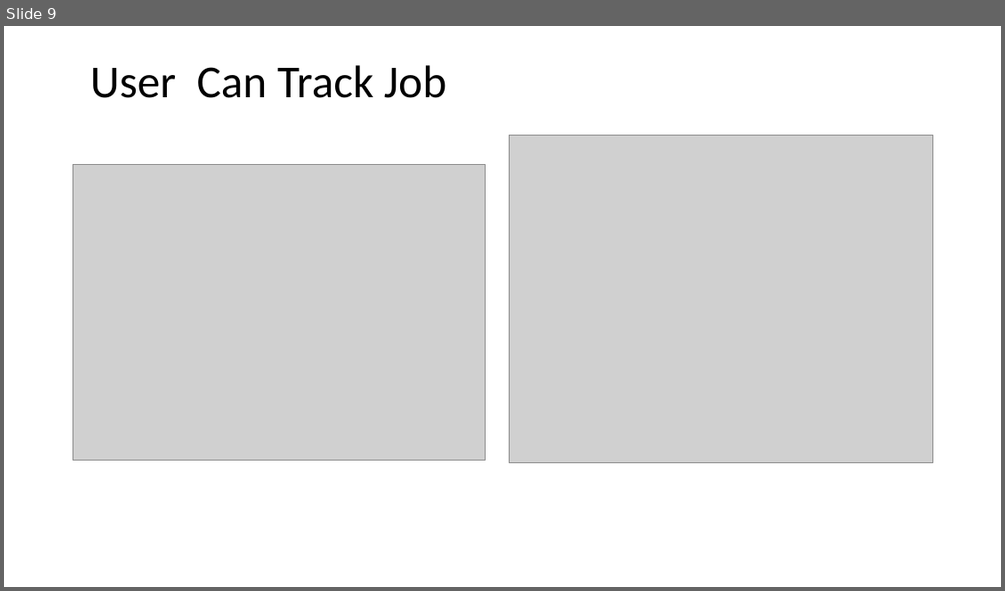
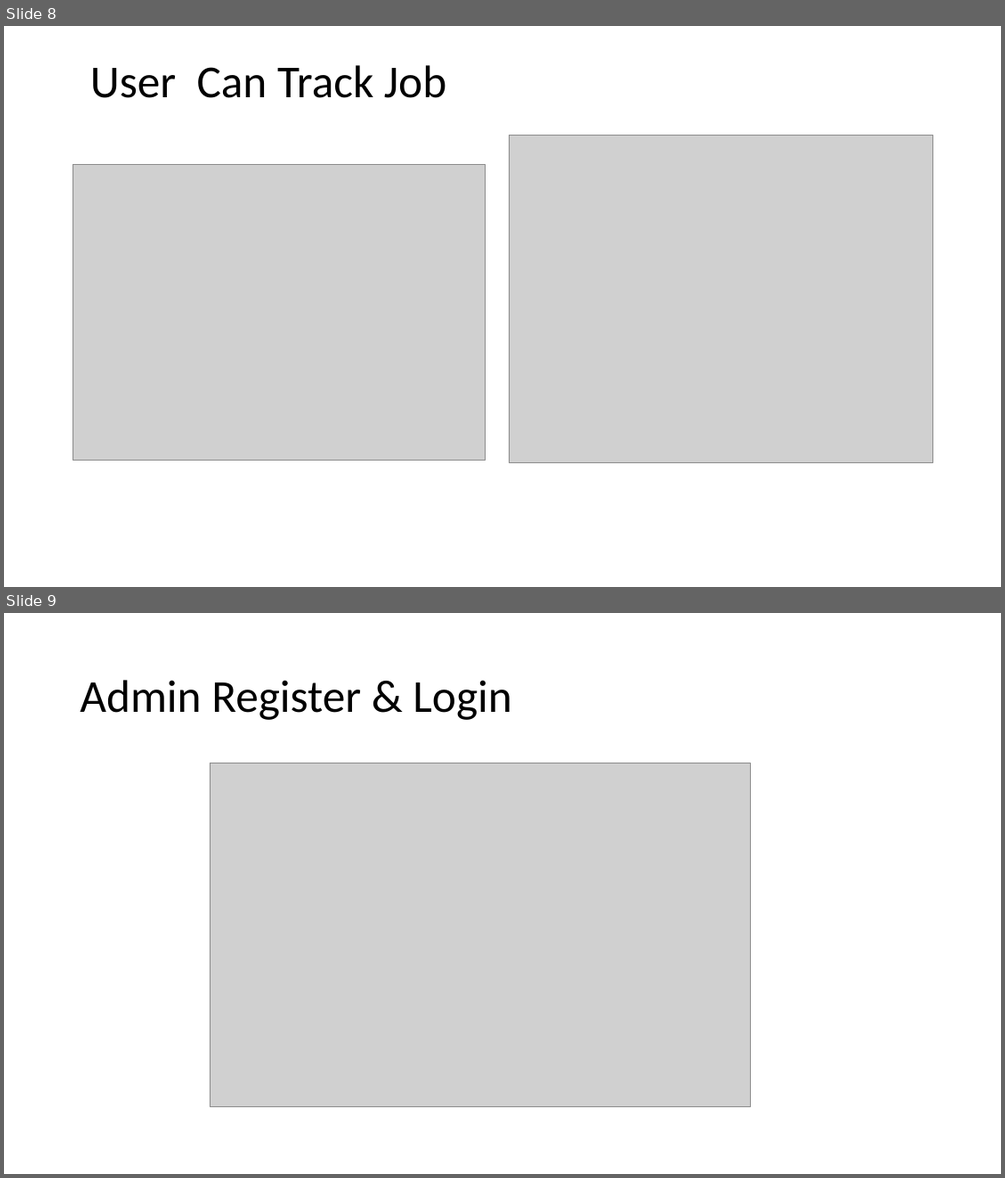
Before and after one commit to guptayyash2-tech/Job-Portal, a slide deck: Jobportal.pptx. Shown one above the other, each under a label of ours: slide 9 before the commit, slides 8 and 9 after it. The pictures are 1005x591 and 1005x1178 pixels, drawn with LibreOffice and Linux fonts; fonts in the diff are those of the drawing; grey boxes stand for pictures. Boxes give left, top, right and bottom in pixels: in the first picture for what was removed or moved away, otherwise in the second. Text is boxed around its words. In the diff, an @@ line names an element or a change of style, - is before the commit and + after.

```diff
--- a/Jobportal.pptx
+++ b/Jobportal.pptx
@@ slide 9 added at (4,613,1001,1174), background #FFFFFF @@
@@ title added at (80,680,511,720), 44 pt, text #000000 @@
+Admin Register & Login
@@ picture added at (210,763,751,1107) @@
@@ what was slide 9 is now slide 8 @@
```
Also in this commit, not shown: 4 other slides added, 1 slide removed.
